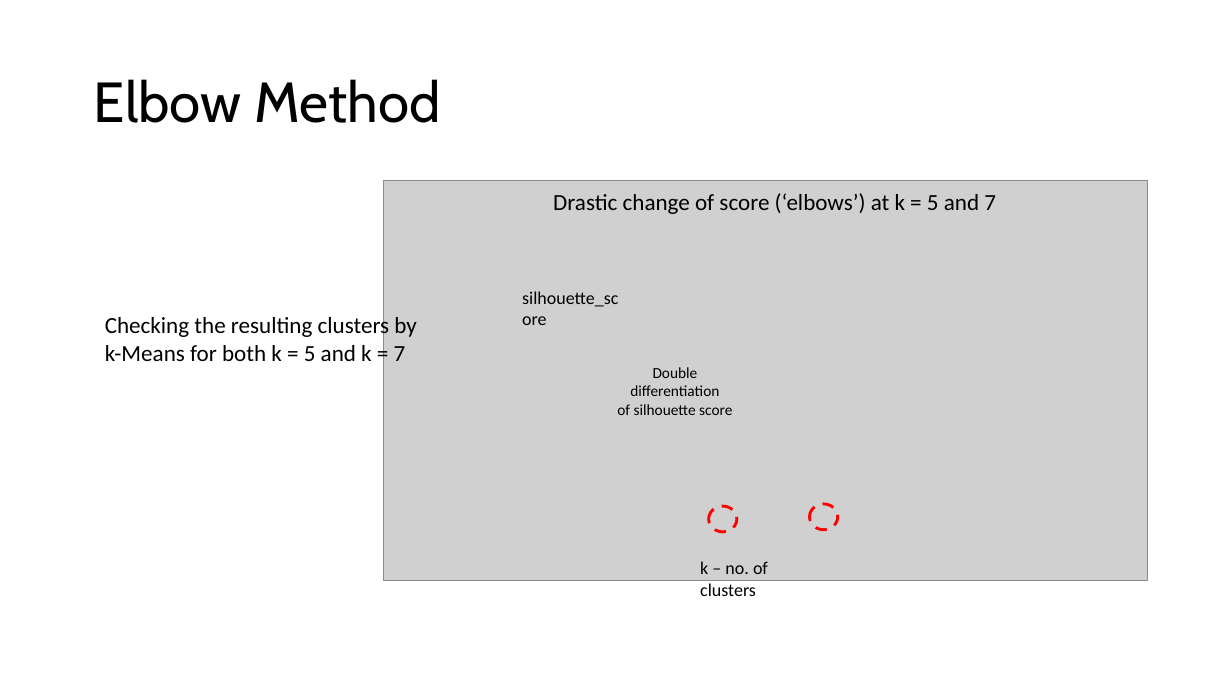
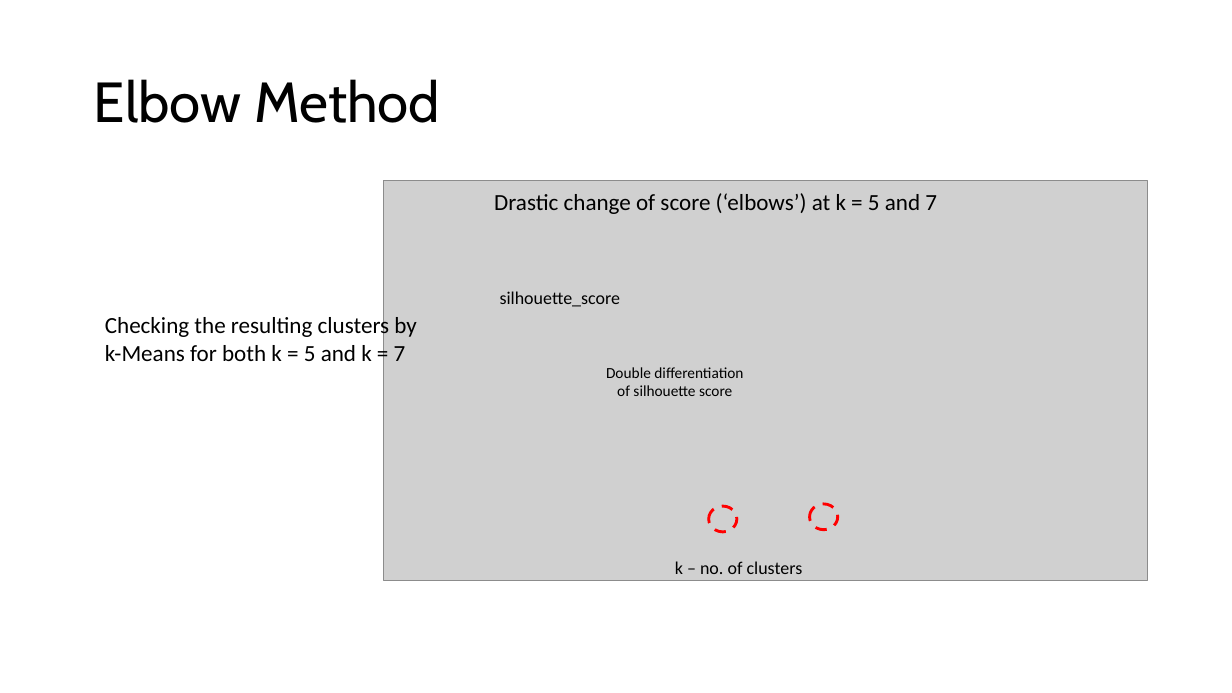
Before and after one commit to JVerma205/kindred_souls, a slide deck: slide 15 of airbnb_kindred_souls(1).pptx. Drawn at 1232x693 pixels with LibreOffice and Linux fonts; fonts in the diff are those of the drawing; grey boxes stand for pictures. Boxes give left, top, right and bottom in pixels: in the first picture for what was removed or moved away, otherwise in the second. Text is boxed around its words. In the diff, an @@ line names an element or a change of style, - is before the commit and + after.

Commit message:
Editing ppt

```diff
--- a/airbnb_kindred_souls(1).pptx
+++ b/airbnb_kindred_souls(1).pptx
@@ text "Drastic change of score (‘elbows’) ...": place and size @@
-text "Drastic change of score (‘elbows’) ..." at [553,193,996,214]
+text "Drastic change of score (‘elbows’) ..." at [494,193,937,214]
@@ text "silhouette_score" rewrapped from [634,404,732,415] to [500,291,621,307] @@
@@ text "Double differentiation" rewrapped from [617,367,719,415] to [606,367,743,396] @@
@@ text "k – no. of clusters" rewrapped from [700,561,768,596] to [675,561,803,574] @@
```
Also in this commit, not shown: 8 other slides changed.
